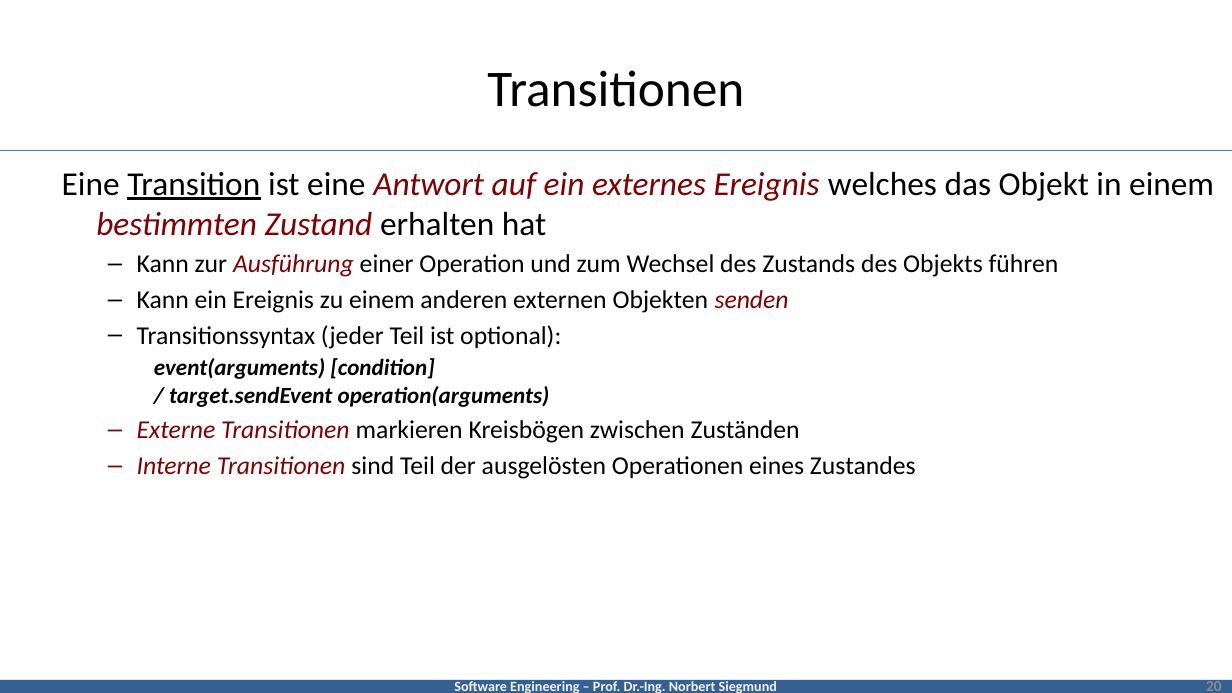
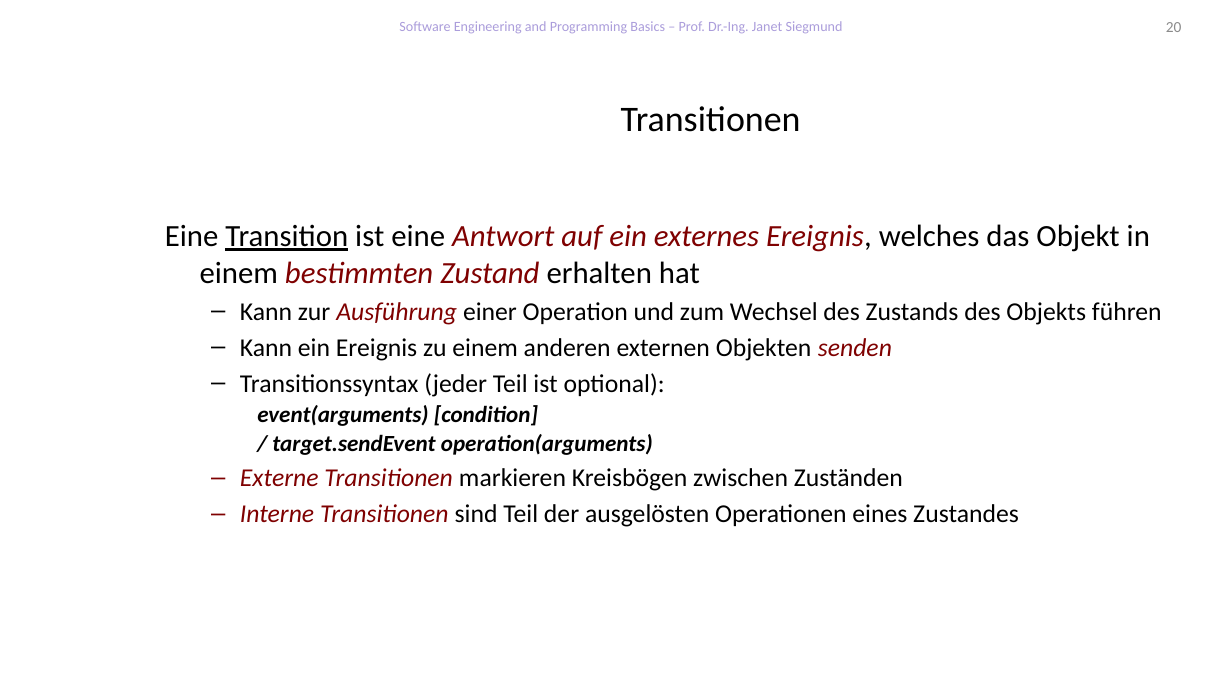
Before and after one commit to feigensp/lehre, a slide deck: slide 20 of se/slides/04_UML_Behaviour.pptx. Drawn at 1232x693 pixels with LibreOffice and Linux fonts; fonts in the diff are those of the drawing; background and template pictures are left out. Boxes give left, top, right and bottom in pixels: in the first picture for what was removed or moved away, otherwise in the second. Text is boxed around its words. In the diff, an @@ line names an element or a change of style, - is before the commit and + after.

```diff
--- a/se/slides/04_UML_Behaviour.pptx
+++ b/se/slides/04_UML_Behaviour.pptx
@@ text added at (399,21,843,33), 11 pt, text #AB9DDB @@
+Software Engineering and Programming Basics – Prof. Dr.-Ing. Janet Siegmund
@@ page number: place and size @@
-page number at (1206,678,1222,691)
+page number at (1166,22,1182,32)
@@ title "Transitionen": place and size @@
-title "Transitionen" at (487,70,744,107)
+title "Transitionen" at (621,106,801,132)
@@ title "Transitionen" at (621,106,801,132): size 40 to 28 pt @@
@@ line removed from (0, 150) to (1232, 150) @@
@@ text at (165,224,1150,284): text changed; size 26 to 24 pt @@
-Eine Transition ist eine Antwort auf ein externes Ereignis welches das Objekt in einem bestimmten Zustand erhalten hat
+Eine Transition ist eine Antwort auf ein externes Ereignis, welches das Objekt in einem bestimmten Zustand erhalten hat
@@ text "Eine Transition ist eine Antwort ...": place and size @@
-text "Eine Transition ist eine Antwort ..." at (62,172,1214,479)
+text "Eine Transition ist eine Antwort ..." at (165,224,1162,527)
@@ rectangle removed at (0,680,1232,693) @@
-Software Engineering – Prof. Dr.-Ing. Norbert Siegmund
```
Also in this commit, not shown: 13 other slides changed, 1 slide added, 1 slide removed.
